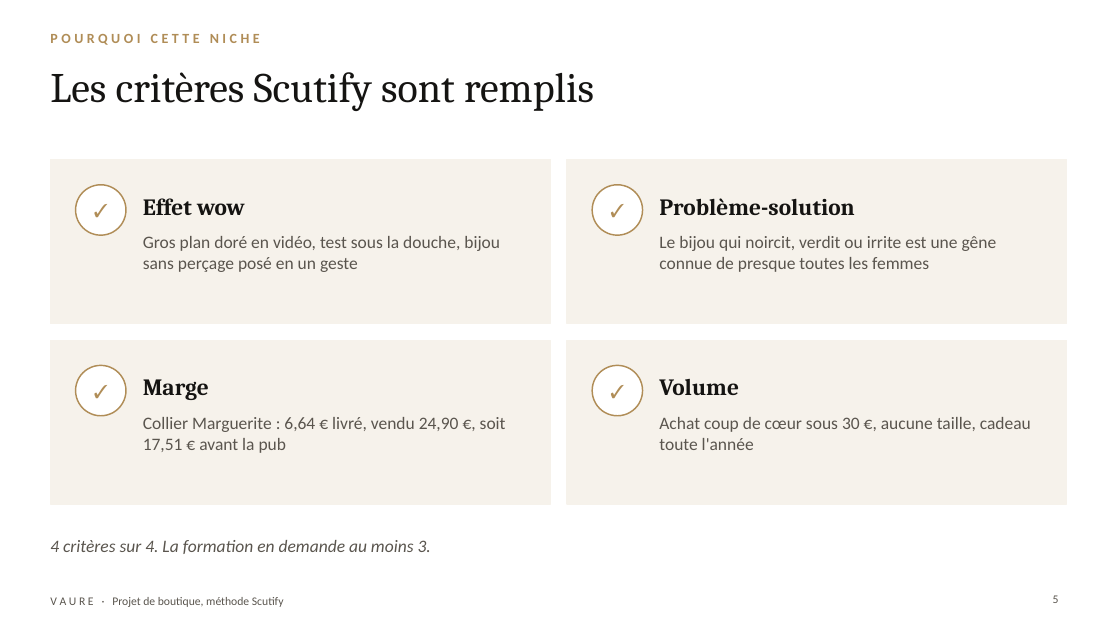
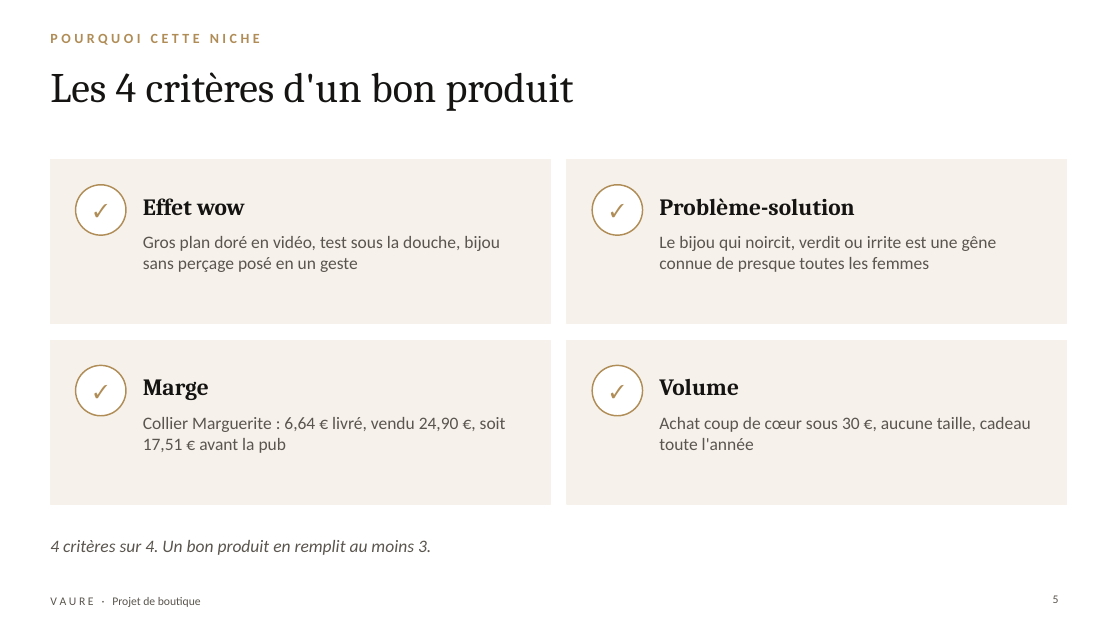
Before and after one commit to jgnrpgn9hd-cmd/Jimy, a slide deck: slide 5 of vaure/presentation/VAURE-presentation.pptx. Drawn at 1120x630 pixels with LibreOffice and Linux fonts; fonts in the diff are those of the drawing. Boxes give left, top, right and bottom in pixels: in the first picture for what was removed or moved away, otherwise in the second. Text is boxed around its words. In the diff, an @@ line names an element or a change of style, - is before the commit and + after.

```diff
--- a/vaure/presentation/VAURE-presentation.pptx
+++ b/vaure/presentation/VAURE-presentation.pptx
@@ title at (50,72,574,111): text changed @@
-Les critères Scutify sont remplis
+Les 4 critères d'un bon produit
@@ text at (50,540,431,555): text changed @@
-4 critères sur 4. La formation en demande au moins 3.
+4 critères sur 4. Un bon produit en remplit au moins 3.
@@ text at (50,597,201,607): text changed @@
-V A U R E · Projet de boutique, méthode Scutify
+V A U R E · Projet de boutique
```
Also in this commit, not shown: 11 other slides changed, 1 other file.
